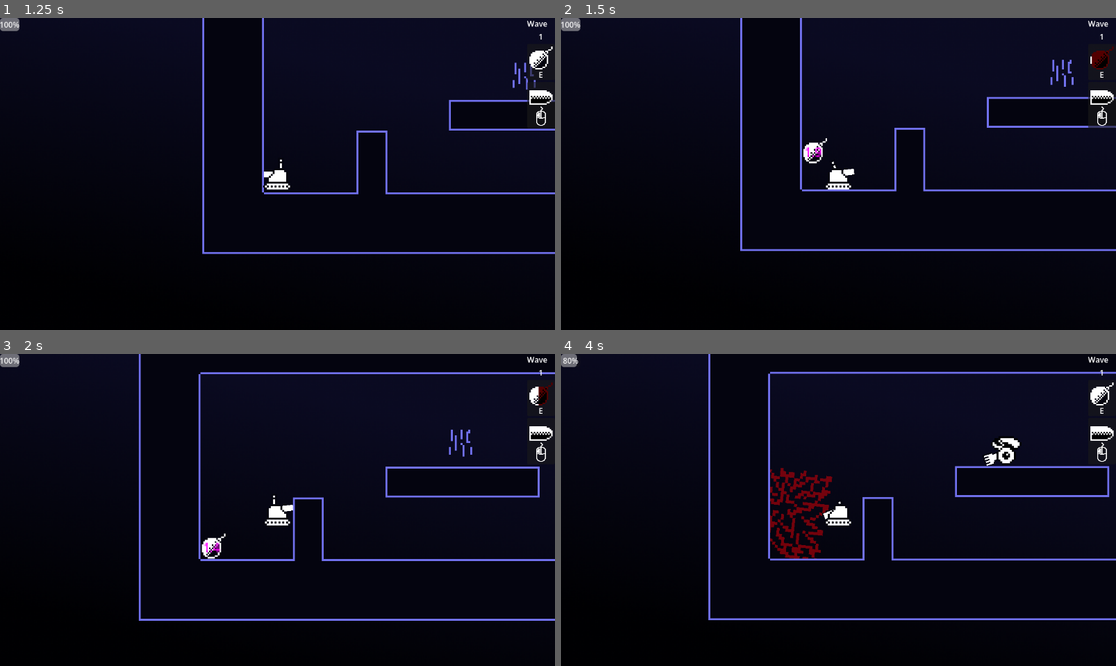
Above: before the commit, frames 1-4 (two rows, left to right).
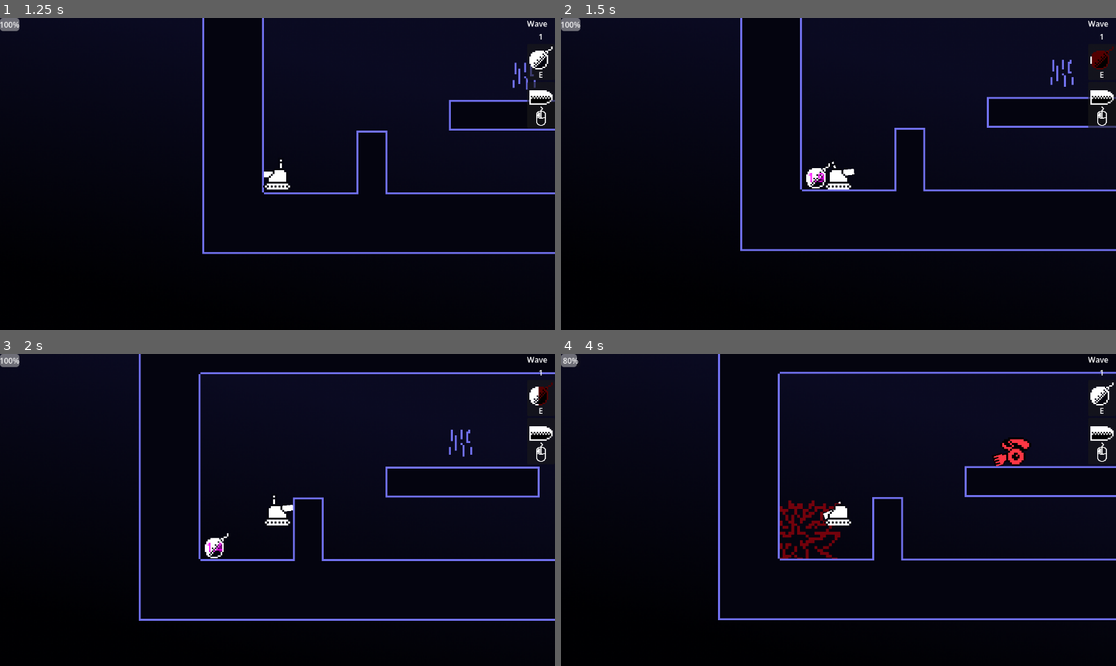
Above: after the commit, the same moments.

Repository: mrSerious195/arenagame
Game: Godot game, scene res://main.tscn
The game is run twice, just before and just after one commit, with the same random seed, the same clock (stepped at 60 frames per second) and the same inputs.
Inputs (mouse positions are in pixels of both pictures, inside the frame that each line leads up to):
- Up to frame 1 (1.25 s): click "start game" at 0.5 s
- Up to frame 2 (1.5 s): move the mouse to (960, 158) at 1.27 s; hold D (right) from 1.28 s (still down); tap E (drop_bomb) at 1.35 s
- Up to frame 3 (2 s): keep holding D (right); tap W (up) at 1.52 s
- Up to frame 4 (4 s): move the mouse to (727, 525) at 2.02 s; click (727, 525) at 2.1 s; tap W (up) at 2.27, 3.77 s; move the mouse to (894, 441) at 2.77 s; release D (right) at 2.78 s; hold A (left) 2.78-3.53 s; tap E (drop_bomb) at 2.85 s; move the mouse to (810, 572) at 3.52 s; hold D (right) from 3.53 s (still down); click (810, 572) at 3.6 s

Frame 1 is identical in both runs. In frame 2, 0.4% of the frame differs, in the area x 43-49%, y 38-55%; in frame 3, 0.2%; in frame 4, 3.6%, in the area x 26-100%, y 0-86%.

Commit message:
fixed enemy 2

Diff:
--- a/scenes/ActionObjects/TankShell.gd
+++ b/scenes/ActionObjects/TankShell.gd
@@ -38,6 +38,7 @@
 		rotation =PI+ atan(linear_velocity.y/linear_velocity.x)
 
 func on_hit(node:Node2D)->void:
+
 	var shouldBulletDisapear:bool =true
 	var shouldDamage:bool = false
 
--- a/scenes/ActionObjects/bomb.tscn
+++ b/scenes/ActionObjects/bomb.tscn
@@ -12,7 +12,7 @@
 
 [node name="Bomb" type="RigidBody2D" unique_id=597609838]
 collision_layer = 8
-collision_mask = 15
+collision_mask = 13
 script = ExtResource("1_4fdc2")
 fuse = 2.0
 damage = 20.0
--- a/scenes/Enemies/enemy.gd
+++ b/scenes/Enemies/enemy.gd
@@ -8,8 +8,9 @@
 
 
 func take_damage(damage:float)-> void:
+	print("enemy damaged")
 	health-=damage
-	if(health<0):
+	if(health<=0):
 		queue_free()
 
 func take_knockback(knockback:Vector2)-> void:
--- a/scenes/Enemies/enemy.tscn
+++ b/scenes/Enemies/enemy.tscn
@@ -13,7 +13,7 @@
 collision_layer = 4
 collision_mask = 5
 script = ExtResource("1_md0e3")
-health = 30
+health = 40
 
 [node name="CollisionPolygon2D" type="CollisionPolygon2D" parent="." unique_id=1751220211]
 scale = Vector2(0.5, 0.5)
--- a/scenes/Enemies/enemy_2.tscn
+++ b/scenes/Enemies/enemy_2.tscn
@@ -45,18 +45,23 @@
 }]
 
 [node name="Enemy2" type="CharacterBody2D" unique_id=1532327248]
-collision_layer = 0
+modulate = Color(1, 0.21176471, 0.26666668, 1)
+collision_layer = 4
+collision_mask = 5
 script = ExtResource("1_75uv0")
 health = 20
 
 [node name="CollisionPolygon2D" type="CollisionPolygon2D" parent="." unique_id=1615795079]
 scale = Vector2(0.5, 0.5)
-polygon = PackedVector2Array(4, -48, -30, -44, -44, -26, -62, 34, -52, 44, 50, 46, 62, 30, 26, -36)
+polygon = PackedVector2Array(14, -80, -56, -76, -62, -30, -42, 20, -20, 42, 18, 42, 42, 22, 64, -64)
 
 [node name="ContactDamage" parent="." unique_id=2132826148 instance=ExtResource("1_mew6u")]
 knockback = 500.0
 
-[node name="CollisionShape2D" parent="ContactDamage/Area2D" parent_id_path=PackedInt32Array(2132826148, 611694213) index="0" unique_id=322739340]
+[node name="Area2D" parent="ContactDamage" index="0" unique_id=611694213]
+collision_layer = 0
+
+[node name="CollisionShape2D" parent="ContactDamage/Area2D" index="0" unique_id=322739340]
 position = Vector2(1, -4.5)
 
 [node name="Tonk" type="Sprite2D" parent="." unique_id=2139973520]
--- a/scenes/Waves/Wave_2.tres
+++ b/scenes/Waves/Wave_2.tres
@@ -5,5 +5,5 @@
 
 [resource]
 script = ExtResource("2_jm122")
-enemiesAtLocation = Array[PackedScene]([ExtResource("1_t8niq"), ExtResource("1_t8niq")])
+enemiesAtLocation = Array[PackedScene]([null, ExtResource("1_t8niq")])
 metadata/_custom_type_script = "uid://brl3vgfwjapmp"
--- a/scenes/Waves/Wave_3.tres
+++ b/scenes/Waves/Wave_3.tres
@@ -1,9 +1,10 @@
 [gd_resource type="Resource" script_class="Wave" format=3 uid="uid://brkqrpce31jsf"]
 
+[ext_resource type="PackedScene" uid="uid://604ul28sld02" path="res://scenes/Enemies/enemy_2.tscn" id="1_xclda"]
 [ext_resource type="PackedScene" uid="uid://dhkptvsk86tl7" path="res://scenes/Enemies/enemy.tscn" id="1_xhfme"]
 [ext_resource type="Script" uid="uid://brl3vgfwjapmp" path="res://scenes/Waves/Wave.gd" id="2_xclda"]
 
 [resource]
 script = ExtResource("2_xclda")
-enemiesAtLocation = Array[PackedScene]([ExtResource("1_xhfme"), null, ExtResource("1_xhfme"), ExtResource("1_xhfme")])
+enemiesAtLocation = Array[PackedScene]([ExtResource("1_xclda"), null, ExtResource("1_xhfme")])
 metadata/_custom_type_script = "uid://brl3vgfwjapmp"
--- a/scenes/Waves/Wave_4.tres
+++ b/scenes/Waves/Wave_4.tres
@@ -1,9 +1,10 @@
 [gd_resource type="Resource" script_class="Wave" format=3 uid="uid://7gq8bigh03wi"]
 
+[ext_resource type="PackedScene" uid="uid://604ul28sld02" path="res://scenes/Enemies/enemy_2.tscn" id="1_nl2x4"]
 [ext_resource type="PackedScene" uid="uid://dhkptvsk86tl7" path="res://scenes/Enemies/enemy.tscn" id="1_w4bxh"]
 [ext_resource type="Script" uid="uid://brl3vgfwjapmp" path="res://scenes/Waves/Wave.gd" id="2_nl2x4"]
 
 [resource]
 script = ExtResource("2_nl2x4")
-enemiesAtLocation = Array[PackedScene]([ExtResource("1_w4bxh"), ExtResource("1_w4bxh"), ExtResource("1_w4bxh"), ExtResource("1_w4bxh")])
+enemiesAtLocation = Array[PackedScene]([ExtResource("1_nl2x4"), ExtResource("1_w4bxh"), ExtResource("1_w4bxh"), ExtResource("1_nl2x4")])
 metadata/_custom_type_script = "uid://brl3vgfwjapmp"
